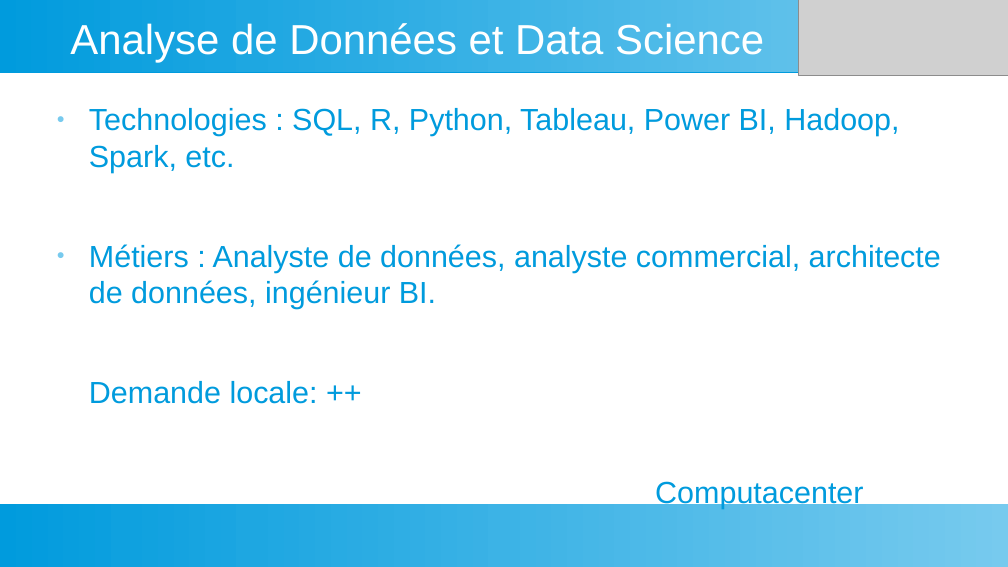
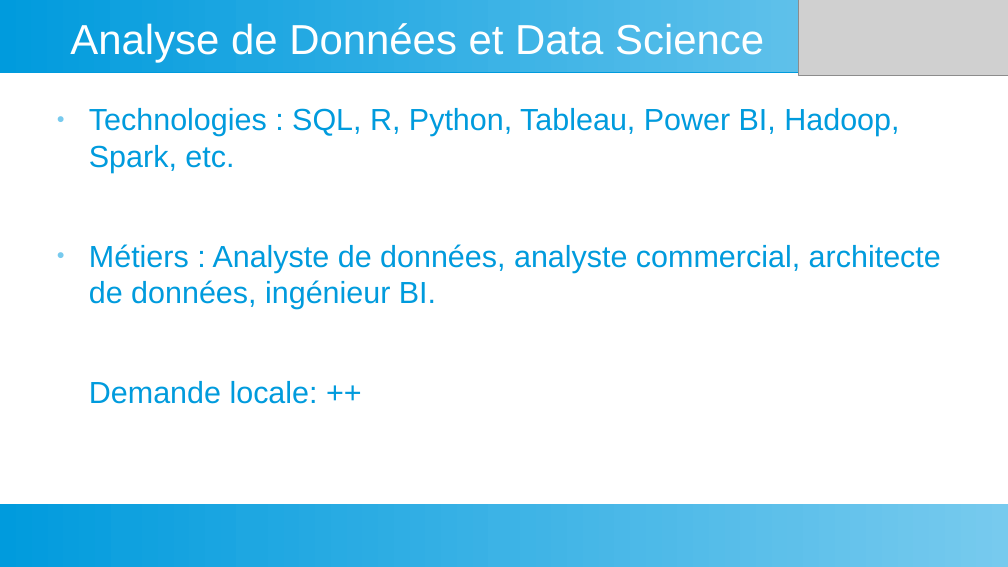
Before and after one commit to dansylvain/market_study_pres00, a slide deck: slide 10 of presentation specialisation pro.odp (slide 9 before the commit). Drawn at 1008x567 pixels with LibreOffice and Linux fonts; fonts in the diff are those of the drawing; grey boxes stand for pictures. Boxes give left, top, right and bottom in pixels: in the first picture for what was removed or moved away, otherwise in the second. Text is boxed around its words. In the diff, an @@ line names an element or a change of style, - is before the commit and + after.

```diff
--- a/presentation specialisation pro.odp
+++ b/presentation specialisation pro.odp
@@ text at bbox=[655, 481, 863, 509]: paragraph removed @@
-Computacenter
```
Also in this commit, not shown: 3 other slides changed, 4 slides added, 1 slide removed, 1 other file.
